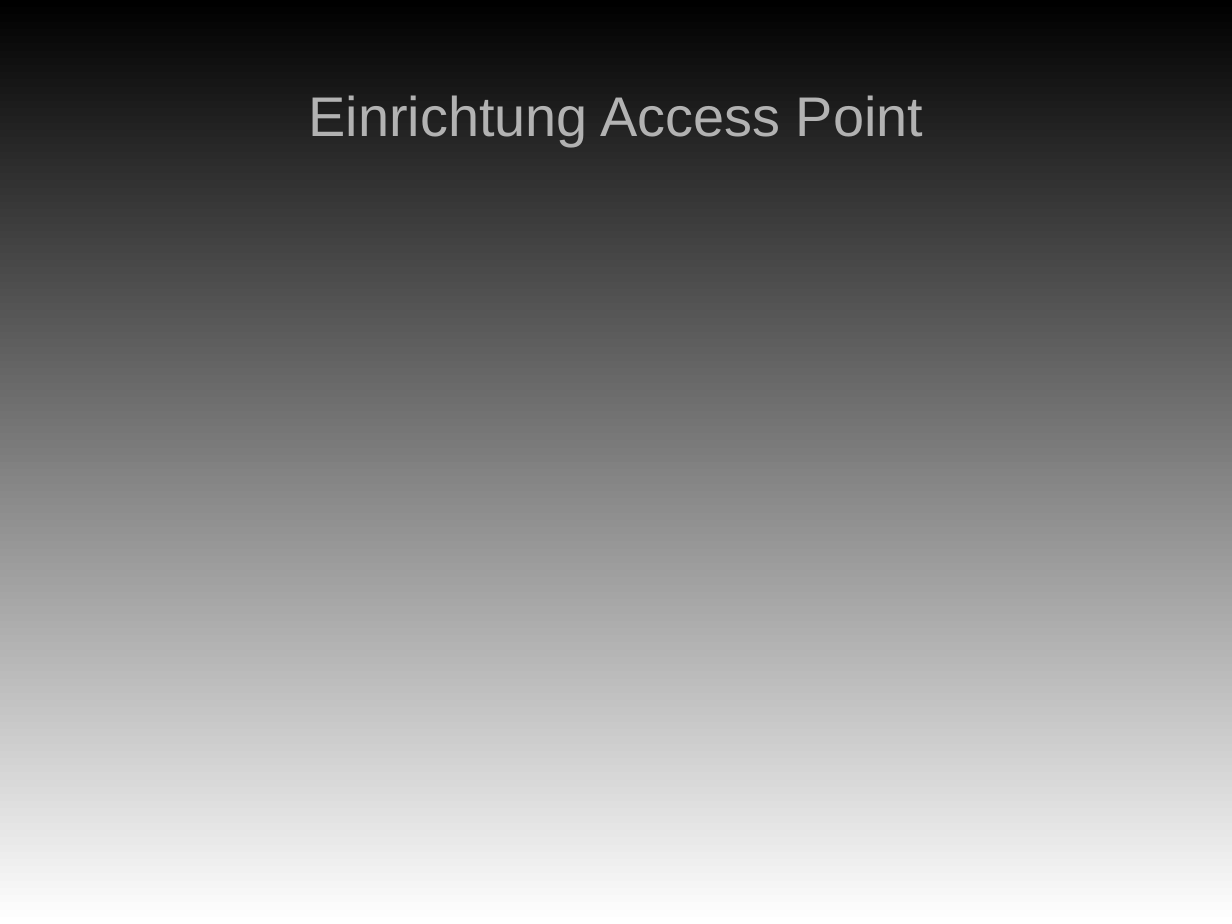
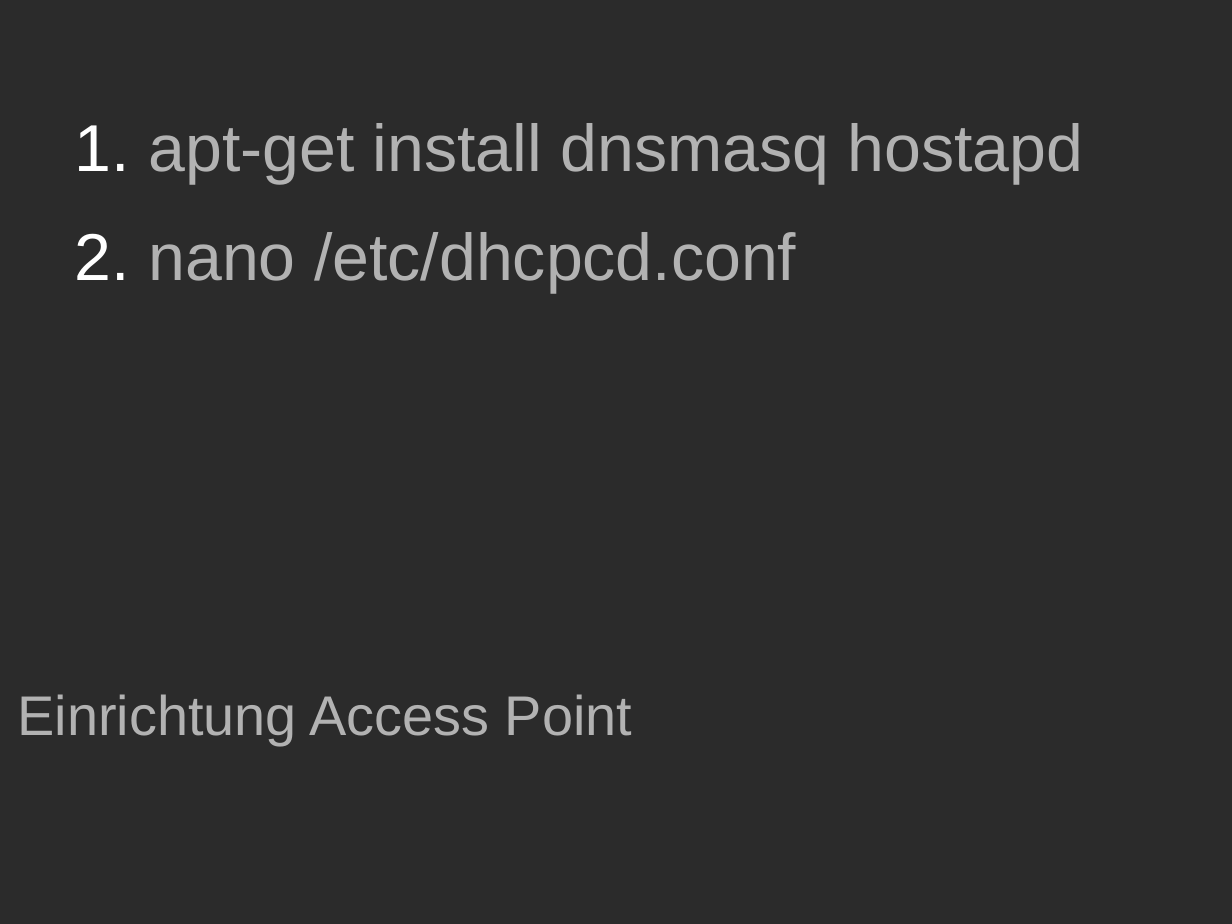
Before and after one commit to Philipp-Inverso/RasPi, a slide deck: slide 3 of HardwareAufgaben.odp. Drawn at 1232x924 pixels with LibreOffice and Linux fonts; fonts in the diff are those of the drawing; background and template pictures are left out; a plain dark background stands for a picture behind light text. Boxes give left, top, right and bottom in pixels: in the first picture for what was removed or moved away, otherwise in the second. Text is boxed around its words. In the diff, an @@ line names an element or a change of style, - is before the commit and + after.

```diff
--- a/HardwareAufgaben.odp
+++ b/HardwareAufgaben.odp
@@ background gradient #000000 to #FFFFFF to picture (left out) @@
@@ text added at (148, 123, 1084, 293), 42.7 pt, text #B2B2B2 @@
+1. apt-get install dnsmasq hostapd
+2. nano /etc/dhcpcd.conf
@@ title "Einrichtung Access Point": place and size @@
-title "Einrichtung Access Point" at (308, 95, 923, 146)
+title "Einrichtung Access Point" at (18, 694, 632, 745)
@@ title "Einrichtung Access Point" at (18, 694, 632, 745): alignment centre to left @@
```
Also in this commit, not shown: 2 other slides changed, 1 other file.
